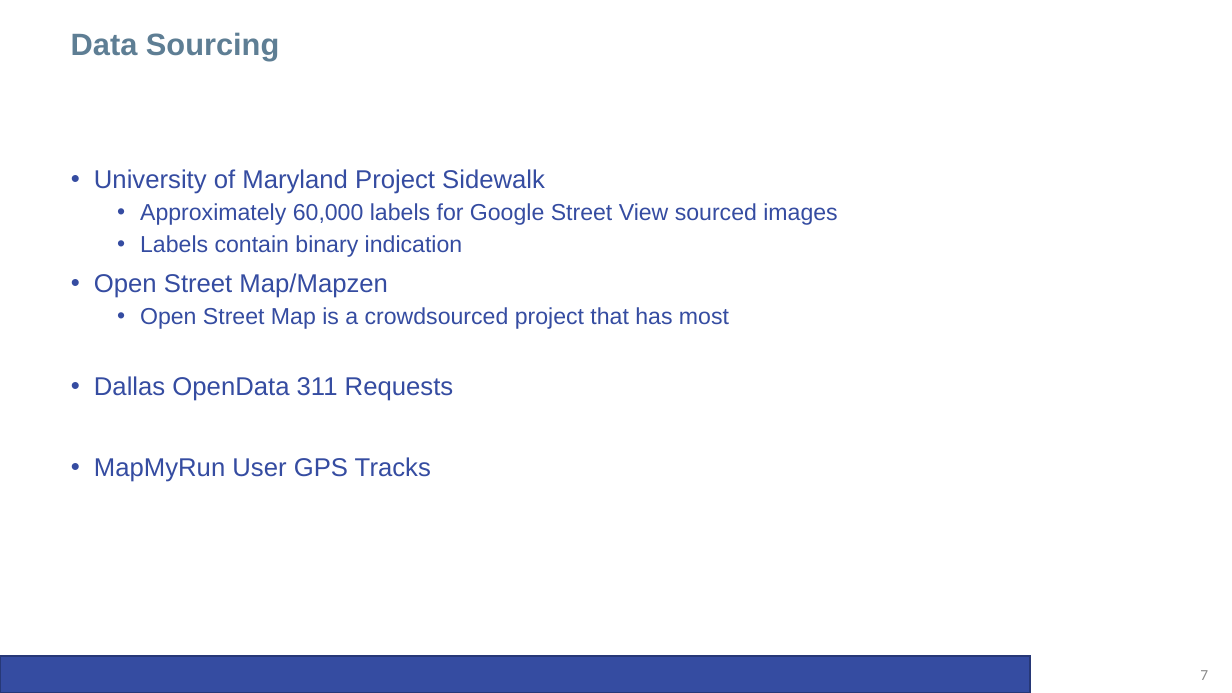
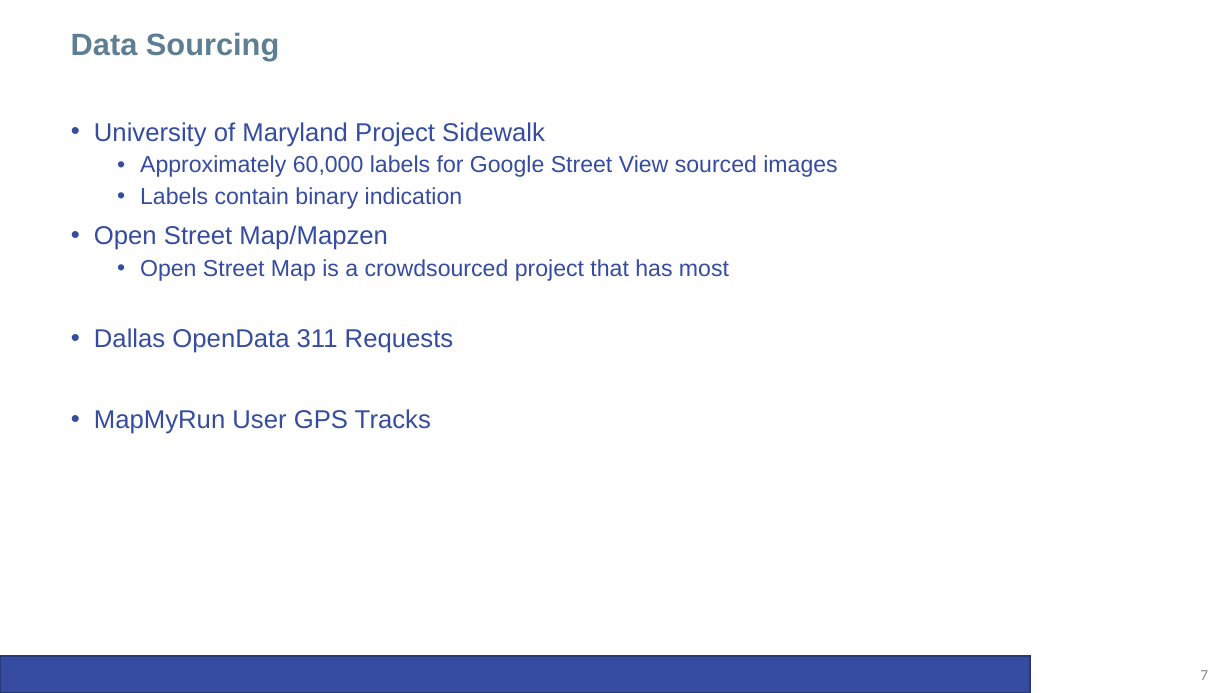
Before and after one commit to anabbott/CapstoneProject, a slide deck: slide 7 of CafeTalks/20170604_CafeTalkIPresentation_v03.pptx. Drawn at 1232x693 pixels with LibreOffice and Linux fonts; fonts in the diff are those of the drawing; background and template pictures are left out. Boxes give left, top, right and bottom in pixels: in the first picture for what was removed or moved away, otherwise in the second. Text is boxed around its words. In the diff, an @@ line names an element or a change of style, - is before the commit and + after.

```diff
--- a/CafeTalks/20170604_CafeTalkIPresentation_v03.pptx
+++ b/CafeTalks/20170604_CafeTalkIPresentation_v03.pptx
@@ text "University of Maryland Project Sidewalk" moved from (x1=94, y1=169, x2=837, y2=482) to (x1=94, y1=122, x2=837, y2=434) @@
```
Also in this commit, not shown: 5 other slides changed, 2 other files.
